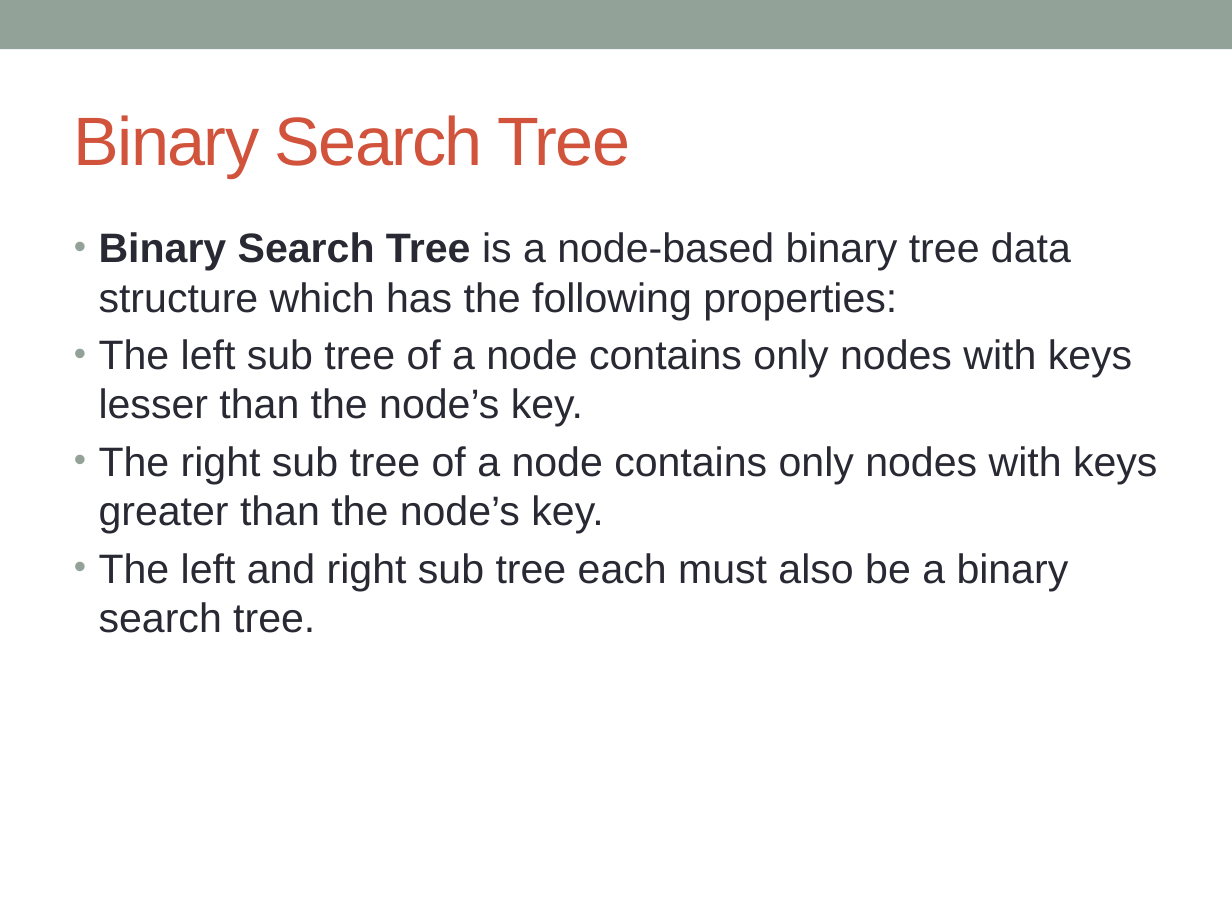
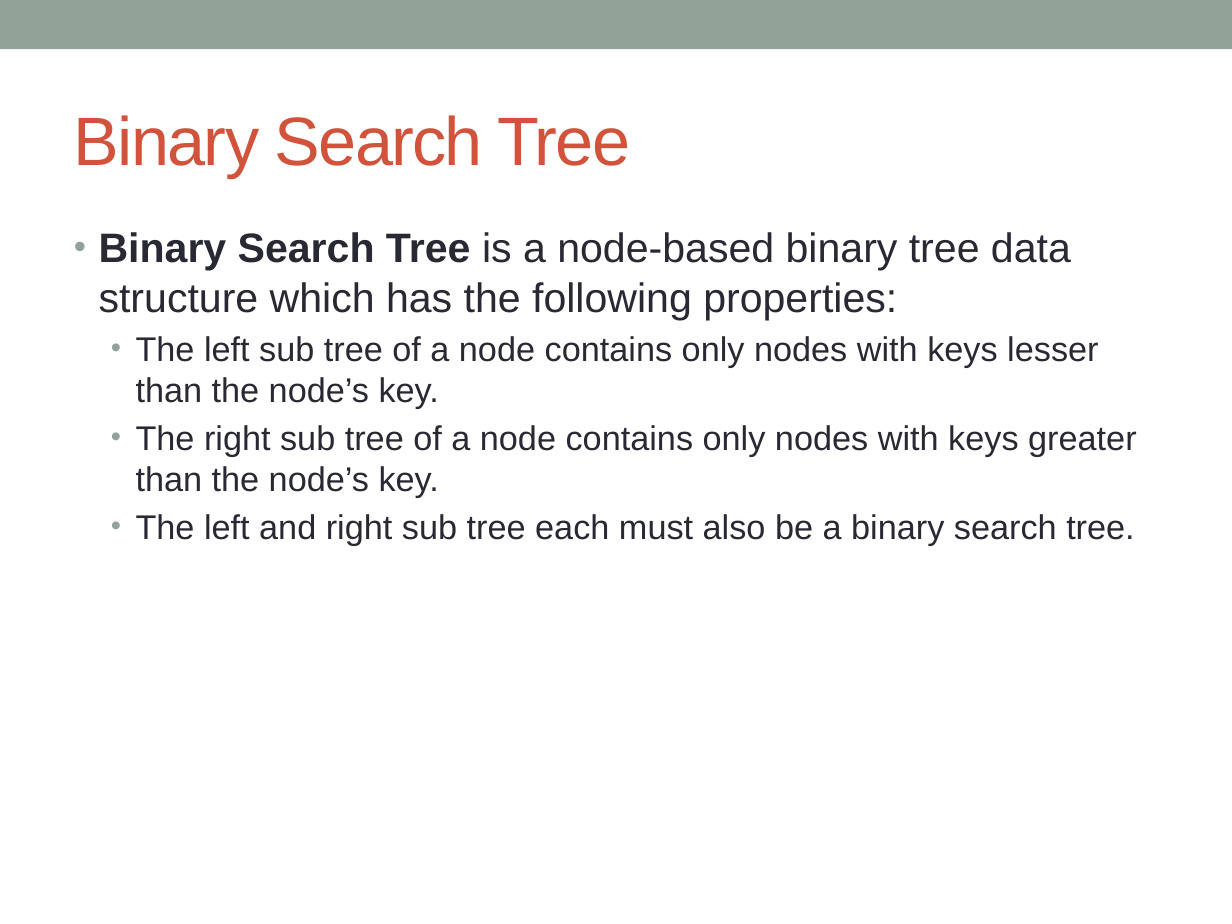
Before and after one commit to ADI13579/Sorting-And-BST-Visualizer, a slide deck: slide 7 of Sorting and Tree.pptx (slide 6 before the commit). Drawn at 1232x924 pixels with LibreOffice and Linux fonts; fonts in the diff are those of the drawing. Boxes give left, top, right and bottom in pixels: in the first picture for what was removed or moved away, otherwise in the second. Text is boxed around its words. In the diff, an @@ line names an element or a change of style, - is before the commit and + after.

```diff
--- a/Sorting and Tree.pptx
+++ b/Sorting and Tree.pptx
@@ text at box(136, 336, 1136, 545): size 24 to 20 pt in "The left sub tree of a node ...", "The right sub tree of a node ...", "The left and right sub tree each ..."; list level 1 to 2 in "The left sub tree of ..."; list level 1 to 2 in "The right sub tree of ..."; list level 1 to 2 in "The left and right sub ..." @@
```
Also in this commit, not shown: 2 other slides changed, 3 slides added, 7 other files.
